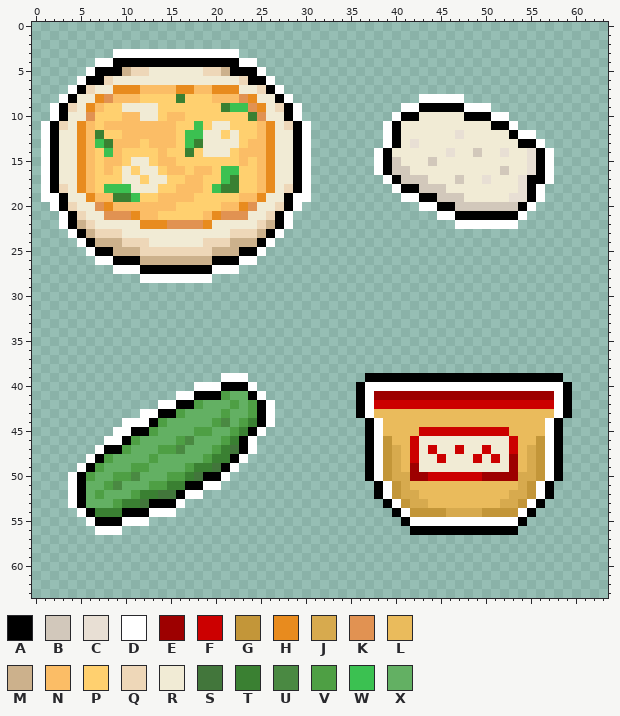
Pixel-art sprite, stored at Comfort Food/Assets/FoodSprites/miso.png. That is the earlier state.
The file is 256x256 pixels, drawn in blocks of 4x4; one block is one cell here. Colours within 5 levels of each other are drawn and written as one.
Palette (. is transparent): A #000000  B #d2c8bb  C #e8dfd4  D #ffffff  E #9d0000  F #cc0000  G #c39639  H #e88b1e  J #d7aa4e  K #e19252  L #eabb5c  M #ccb18c  N #fbbd66  P #ffd06f  Q #eed7b8  R #f1ebd5  S #42763b  T #3a8032  U #4a8942  V #4e9f44  W #3bc151  X #63b063
Pixels before (only the part around the change), first column x 33:
34 ...............................
35 ...............................
36 ...............................
37 ...............................
38 ...............................
39 ....AAAAAAAAAAAAAAAAAAAAAA.....
40 ...ADDDDDDDDDDDDDDDDDDDDDDA....
41 ...ADEEEEEEEEEEEEEEEEEEEEDA....
42 ...ADFFFFFFFFFFFFFFFFFFFFDA....
43 ...ADLLLLLLLLLLLLLLLLLLLLDA....
44 ....ADLLLLLLLLLLLLLLLLLLDA.....
45 ....ADLLLLFFFFFFFFFFLLLLDA.....
46 ....ADGLLFRRRRRRRRRRFLLGDA.....
47 ....ADGJLFRFRRFRRFRRFLJGDA.....
48 ....ADGJLFRRFRRRFRFRELJGDA.....
49 ....ADGJLERRRRRRRRRRELJGDA.....
50 ....ADGJJEEFFFFFFEEEEJJGDA.....
51 .....ADGJLLLLLLLLLLLLJGDA......
52 .....ADGJJLLLLLLLLLLJJGDA......
53 ......ADGJJLLLLLLLLJJGDA.......
54 .......ADGGGGJJJJGGGGDA........
55 ........ADDDDDDDDDDDDA.........
56 .........AAAAAAAAAAAA..........
57 ...............................
58 ...............................
59 ...............................
60 ...............................
61 ...............................
62 ...............................
63 ...............................
After:
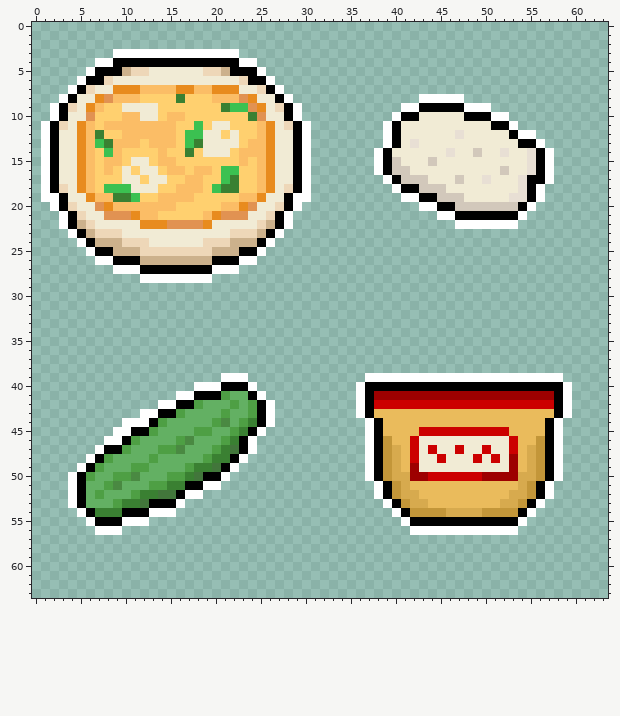
Difference:
Changed rows in their new state; - is an unchanged pixel.
first column x 36:
39 -DDDDDDDDDDDDDDDDDDDDDD-
40 DAAAAAAAAAAAAAAAAAAAAAAD
41 DA--------------------AD
42 DA--------------------AD
43 DA--------------------AD
44 -DA------------------AD-
45 -DA------------------AD-
46 -DA------------------AD-
47 -DA------------------AD-
48 -DA------------------AD-
49 -DA------------------AD-
50 -DA------------------AD-
51 --DA----------------AD--
52 --DA----------------AD--
53 ---DA--------------AD---
54 ----DA------------AD----
55 -----DAAAAAAAAAAAAD-----
56 ------DDDDDDDDDDDD------
